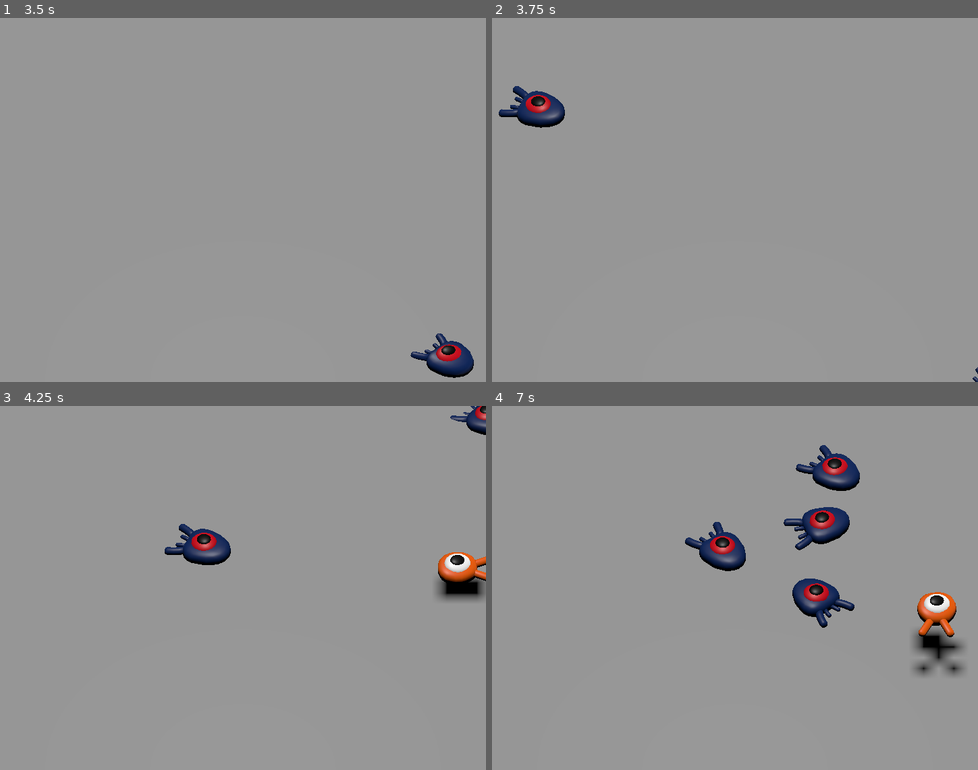
Above: before the commit, frames 1-4 (two rows, left to right).
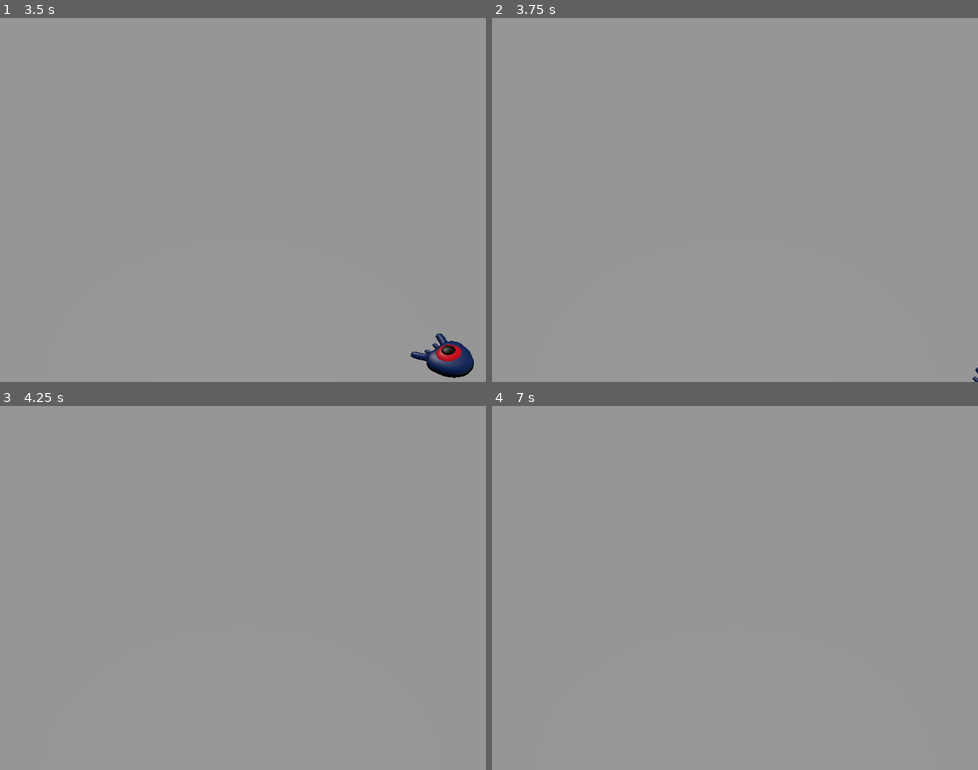
Above: after the commit, the same moments.

Repository: mrgolubeff/squash_the_creeps
Game: Godot game, scene res://scenes/main.tscn
Same seed, same stepped clock (60 frames per second), same inputs: the game is played once before the commit and once after it.
Inputs:
- Up to frame 1 (3.5 s): tap Enter at 0.5 s; hold D (move_right) 0.53-1.28 s; tap Space (jump) at 0.77, 1.52, 3.02 s; hold S (move_back) 1.28-2.03 s; hold D (move_right) 2.03-2.78 s; hold W (move_forward) from 2.78 s (still down)
- Up to frame 2 (3.75 s): release W (move_forward) at 3.53 s; hold A (move_left) from 3.53 s (still down)
- Up to frame 3 (4.25 s): keep holding A (move_left); tap Space (jump) at 3.77 s
- Up to frame 4 (7 s): tap Space (jump) at 4.52, 6.02, 6.77 s; release A (move_left) at 5.03 s; hold S (move_back) 5.03-5.78 s; hold D (move_right) 5.78-6.53 s; hold W (move_forward) from 6.53 s (still down)

Frame 1 is identical in both runs. In frame 2, 0.9% of the frame differs, in the area x 1-15%, y 18-31%; in frame 3, 2.4%; in frame 4, 5.3%, in the area x 39-98%, y 10-75%.

Commit message:
Add dying logic to Player scene

Diff:
--- a/scenes/main.tscn
+++ b/scenes/main.tscn
@@ -80,4 +80,5 @@
 wait_time = 0.5
 autostart = true
 
+[connection signal="hit" from="Player" to="." method="_on_player_hit"]
 [connection signal="timeout" from="MobTimer" to="." method="_on_mob_timer_timeout"]
--- a/scenes/player.tscn
+++ b/scenes/player.tscn
@@ -1,10 +1,14 @@
-[gd_scene load_steps=4 format=3 uid="uid://cu7ubkjheu3nw"]
+[gd_scene load_steps=5 format=3 uid="uid://cu7ubkjheu3nw"]
 
 [ext_resource type="Script" path="res://scripts/player.gd" id="1_1bqyd"]
 [ext_resource type="PackedScene" uid="uid://edjwx3nnwmc0" path="res://art/player.glb" id="1_qtgla"]
 
 [sub_resource type="SphereShape3D" id="SphereShape3D_v6buk"]
 radius = 0.8
+
+[sub_resource type="CylinderShape3D" id="CylinderShape3D_ser68"]
+height = 0.297807
+radius = 0.982474
 
 [node name="Player" type="CharacterBody3D"]
 collision_mask = 6
@@ -17,3 +21,14 @@
 [node name="CollisionShape3D" type="CollisionShape3D" parent="."]
 transform = Transform3D(1, 0, 0, 0, 1, 0, 0, 0, 1, 0, 0.806455, 0)
 shape = SubResource("SphereShape3D_v6buk")
+
+[node name="MobDetector" type="Area3D" parent="."]
+collision_layer = 0
+collision_mask = 2
+monitorable = false
+
+[node name="CollisionShape3D" type="CollisionShape3D" parent="MobDetector"]
+transform = Transform3D(1, 0, 0, 0, 1, 0, 0, 0, 1, 0, 0.462519, 0)
+shape = SubResource("CylinderShape3D_ser68")
+
+[connection signal="body_entered" from="MobDetector" to="." method="_on_mob_detector_body_entered"]
--- a/scripts/main.gd
+++ b/scripts/main.gd
@@ -13,3 +13,7 @@
 	mob.initialize(mob_spawn_location.position, player_position)
 
 	add_child(mob)
+
+
+func _on_player_hit():
+	$MobTimer.stop()
--- a/scripts/player.gd
+++ b/scripts/player.gd
@@ -1,4 +1,6 @@
 extends CharacterBody3D
+
+signal hit
 
 @export var speed = 14
 @export var fall_acceleration = 75
@@ -47,3 +49,12 @@
 
 	velocity = target_velocity
 	move_and_slide()
+
+
+func die():
+	hit.emit()
+	queue_free()
+
+
+func _on_mob_detector_body_entered(body):
+	die()
